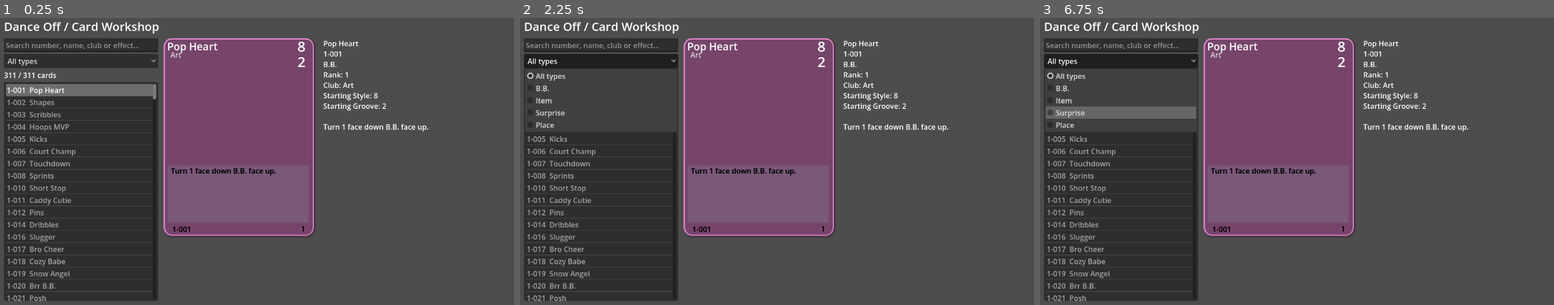
Above: before the commit, frames 1-3 (left to right).
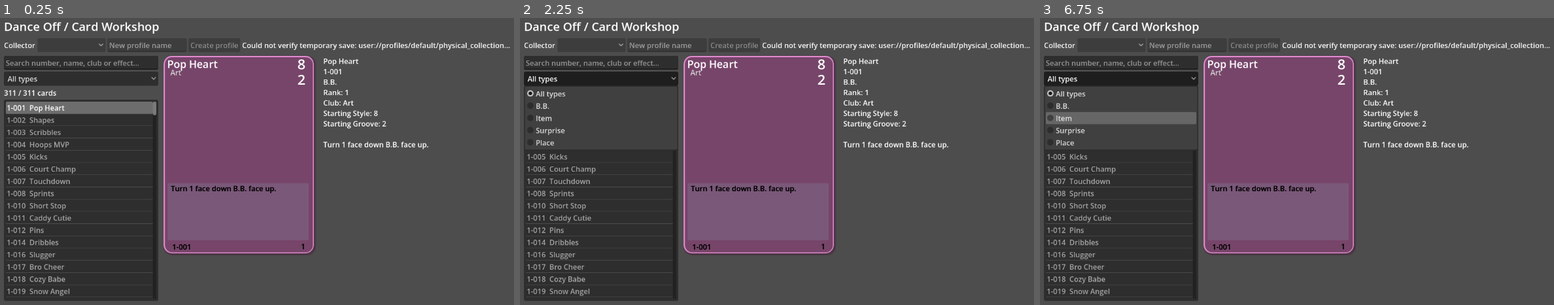
Above: after the commit, the same moments.

Repository: evevioletrose-hash/lol-tcg-sim
Game: Godot game, scene res://main.tscn
Same seed, same stepped clock (60 frames per second), same inputs: the game is played once before the commit and once after it.
Inputs (mouse positions are in pixels of both pictures, inside the frame that each line leads up to):
- Up to frame 1 (0.25 s): no input
- Up to frame 2 (2.25 s): click "All types" at 0.5 s; click "All types" at 1.25 s; click "All types" at 2 s
- Up to frame 3 (6.75 s): tap Enter at 2.75, 4.25, 5.75 s; move the mouse to (1415, 144) at 2.77 s; tap Space at 3.5, 5, 6.5 s; move the mouse to (1194, 172) at 3.52 s; move the mouse to (1348, 95) at 4.27 s; move the mouse to (1271, 218) at 5.02 s; move the mouse to (1456, 204) at 5.77 s; move the mouse to (1142, 115) at 6.52 s

The runs differ from the first frame. In frame 1, 14% of the frame differs, in the area x 0-100%, y 7-99%; in frame 2, 12%; in frame 3, 13%.

Commit message:
Add local player profiles and independent edition-qualified inventories

Diff:
--- a/main.gd
+++ b/main.gd
@@ -28,6 +28,9 @@
 	"1-313",
 ]
 func _ready() -> void:
+	if "--profile-test" in OS.get_cmdline_user_args():
+		get_tree().quit(preload("res://src/profiles/profile_store_test.gd").new().run())
+		return
 	var game = preload("res://src/game.tscn").instantiate()
 	add_child(game)
 	game.load_cardlist()
@@ -67,5 +70,7 @@
 		else:
 			get_tree().quit(library.run_editor_test() if editor_test else library.run_smoke_test())
 	else:
+		if not archivist:
+			library.attach_profiles(preload("res://src/profiles/profile_store.gd").new())
 		library.report_layout()
 	# game.initialize_game(item_deck, sample_deck)
--- a/src/card_viewer/card_library.gd
+++ b/src/card_viewer/card_library.gd
@@ -20,6 +20,10 @@
 var verification_filter: OptionButton
 var verification_input: OptionButton
 var source_input: LineEdit
+var profile_store
+var profile_selector: OptionButton
+var profile_name: LineEdit
+var profile_status: Label
 const TYPED_FILTER = 101
 const Reconciliation = preload("res://src/cards/catalogue_reconciliation.gd")
 const ReconciliationWindow = preload("res://src/card_viewer/reconciliation_window.gd")
@@ -733,3 +737,71 @@
 		push_error(failure)
 	print("LOL_PROVENANCE edition=tabletop failures=%d" % failures.size())
 	return 0 if failures.is_empty() else 1
+
+# Player profiles are intentionally absent from the developer archivist.
+func attach_profiles(store) -> void:
+	profile_store = store
+	var layout = $Margin/Layout
+	var toolbar = HBoxContainer.new()
+	layout.add_child(toolbar)
+	layout.move_child(toolbar, 1)
+	var label = Label.new()
+	label.text = "Collector"
+	toolbar.add_child(label)
+	profile_selector = OptionButton.new()
+	profile_selector.custom_minimum_size.x = 150
+	profile_selector.item_selected.connect(_profile_selected)
+	toolbar.add_child(profile_selector)
+	profile_name = LineEdit.new()
+	profile_name.placeholder_text = "New profile name"
+	profile_name.max_length = 64
+	profile_name.custom_minimum_size.x = 175
+	toolbar.add_child(profile_name)
+	var create = Button.new()
+	create.text = "Create profile"
+	create.pressed.connect(_create_profile)
+	toolbar.add_child(create)
+	profile_status = Label.new()
+	profile_status.size_flags_horizontal = Control.SIZE_EXPAND_FILL
+	profile_status.text_overrun_behavior = TextServer.OVERRUN_TRIM_ELLIPSIS
+	toolbar.add_child(profile_status)
+	var problem: String = profile_store.initialize()
+	if not problem.is_empty():
+		profile_status.text = problem
+		profile_status.tooltip_text = problem
+		profile_selector.disabled = true
+		profile_name.editable = false
+		create.disabled = true
+		return
+	_refresh_profiles()
+
+func _refresh_profiles(message: String = "") -> void:
+	profile_selector.clear()
+	var active_index = -1
+	for entry in profile_store.list_profiles():
+		profile_selector.add_item(entry.name)
+		var index = profile_selector.item_count - 1
+		profile_selector.set_item_metadata(index, entry.profile_id)
+		if entry.profile_id == profile_store.active_id:
+			active_index = index
+	profile_selector.select(active_index)
+	if message.is_empty():
+		message = "Active: " + str(profile_store.profile.get("name", ""))
+	if not profile_store.warnings.is_empty():
+		message += " | " + "; ".join(PackedStringArray(profile_store.warnings))
+	profile_status.text = message
+	profile_status.tooltip_text = message
+
+func _profile_selected(index: int) -> void:
+	var id = str(profile_selector.get_item_metadata(index))
+	var problem: String = profile_store.switch_profile(id)
+	_refresh_profiles(problem)
+
+func _create_profile() -> void:
+	var result: Dictionary = profile_store.create_profile(profile_name.text)
+	if not result.error.is_empty():
+		_refresh_profiles(result.error)
+		return
+	profile_name.clear()
+	var problem: String = profile_store.switch_profile(result.id)
+	_refresh_profiles(problem)
--- /dev/null
+++ b/src/profiles/profile_store.gd
@@ -0,0 +1,231 @@
+extends RefCounted
+
+# Local player data only. Never modifies catalogue definitions or res://.
+const ROOT = "user://profiles/"
+const KINDS = ["physical", "digital"]
+const MAX_COUNT = 2147483647
+var root: String = ROOT
+var active_id: String = ""
+var profile: Dictionary = {}
+var inventories: Dictionary = {}
+var warnings: Array[String] = []
+
+func _valid_id(id: String) -> bool:
+	var pattern = RegEx.new()
+	pattern.compile("^(default|[a-f0-9]{24})$")
+	return pattern.search(id) != null
+
+func _valid_key(key: String) -> bool:
+	var pattern = RegEx.new()
+	pattern.compile("^[a-z][a-z0-9_-]*:[0-9]+-[0-9]+$")
+	return pattern.search(key) != null
+
+func card_key(edition: String, id: String) -> String:
+	return edition + ":" + id
+
+func _name_valid(value: String) -> bool:
+	return not value.strip_edges().is_empty() and value.length() <= 64 and not value.contains("\n") and not value.contains("\r")
+
+func _valid_data(data, kind: String, id: String = "") -> bool:
+	if not data is Dictionary or data.get("schema_version") != 1:
+		return false
+	if kind == "active":
+		return data.get("active_id") is String and _valid_id(data.active_id)
+	if not _valid_id(id) or data.get("profile_id") != id:
+		return false
+	if kind == "profile":
+		return data.get("name") is String and _name_valid(data.name)
+	if not kind in KINDS or data.get("kind") != kind or not data.get("counts") is Dictionary:
+		return false
+	for key in data.counts:
+		if not key is String or not _valid_key(key):
+			return false
+		var quantity = data.counts[key]
+		if not (quantity is int or quantity is float):
+			return false
+		if quantity <= 0 or quantity > MAX_COUNT or quantity != floor(quantity):
+			return false
+	return true
+
+func _read(path: String, kind: String, id: String = "") -> Dictionary:
+	var file = FileAccess.open(path, FileAccess.READ)
+	if file == null:
+		return {}
+	var parser = JSON.new()
+	if parser.parse(file.get_as_text()) != OK or not _valid_data(parser.data, kind, id):
+		return {}
+	return parser.data
+
+func _exists(path: String) -> bool:
+	return FileAccess.file_exists(path) or FileAccess.file_exists(path + ".bak")
+
+func _load(path: String, kind: String, id: String = "") -> Dictionary:
+	var value = _read(path, kind, id)
+	if not value.is_empty():
+		return value
+	value = _read(path + ".bak", kind, id)
+	if not value.is_empty():
+		var warning = "Recovered last valid backup: " + path
+		if not warning in warnings:
+			warnings.append(warning)
+	return value
+
+func _replace(path: String, value: Dictionary, kind: String, id: String) -> String:
+	var temporary = path + ".tmp-" + str(Time.get_ticks_usec())
+	var file = FileAccess.open(temporary, FileAccess.WRITE)
+	if file == null:
+		return "Cannot write " + path
+	file.store_string(JSON.stringify(value, "  ", false) + "\n")
+	file.flush()
+	var write_error = file.get_error()
+	file.close()
+	if write_error != OK or _read(temporary, kind, id) != value:
+		DirAccess.remove_absolute(temporary)
+		return "Could not verify temporary save: " + path
+	var result = DirAccess.rename_absolute(temporary, path)
+	if result != OK:
+		DirAccess.remove_absolute(temporary)
+		return "Could not replace " + path + ": " + error_string(result)
+	return ""
+
+func _save(path: String, value: Dictionary, kind: String, id: String = "") -> String:
+	if not root.begins_with("user://") or not _valid_data(value, kind, id):
+		return "Invalid profile save."
+	var previous = _read(path, kind, id)
+	if not previous.is_empty():
+		var problem = _replace(path + ".bak", previous, kind, id)
+		if not problem.is_empty():
+			return problem
+	elif _exists(path) and _read(path + ".bak", kind, id).is_empty():
+		return "Refusing to overwrite unreadable profile data: " + path
+	return _replace(path, value, kind, id)
+
+func _profile_path(id: String) -> String:
+	return root.path_join(id).path_join("profile.json")
+
+func _inventory_path(id: String, kind: String) -> String:
+	return root.path_join(id).path_join(kind + "_collection.json")
+
+func _active_path() -> String:
+	return root.path_join("active_profile.json")
+
+func _create(id: String, display_name: String) -> String:
+	if not _valid_id(id) or not _name_valid(display_name):
+		return "Invalid profile identity or name."
+	var directory = root.path_join(id)
+	if DirAccess.dir_exists_absolute(directory):
+		return "Profile folder already exists."
+	if DirAccess.make_dir_recursive_absolute(directory.path_join("decks")) != OK:
+		return "Cannot create profile folder."
+	# Write identity last; incomplete new folders are not listed as usable.
+	for kind in KINDS:
+		var problem = _save(_inventory_path(id, kind), {"schema_version": 1, "profile_id": id, "kind": kind, "counts": {}}, kind, id)
+		if not problem.is_empty():
+			return problem
+	return _save(_profile_path(id), {"schema_version": 1, "profile_id": id, "name": display_name}, "profile", id)
+
+func initialize() -> String:
+	if not root.begins_with("user://"):
+		return "Profile storage must be under user://."
+	if DirAccess.make_dir_recursive_absolute(root) != OK:
+		return "Cannot open profile storage."
+	var id = "default"
+	var pointer = _load(_active_path(), "active")
+	if not pointer.is_empty():
+		id = pointer.active_id
+	elif _exists(_active_path()):
+		return "Active profile pointer is unreadable. No profile data overwritten."
+	elif not DirAccess.dir_exists_absolute(root.path_join(id)):
+		var problem = _create(id, "Default")
+		if not problem.is_empty():
+			return problem
+	return switch_profile(id)
+
+func list_profiles() -> Array:
+	var result: Array = []
+	var directory = DirAccess.open(root)
+	if directory == null:
+		return result
+	var ids = directory.get_directories()
+	ids.sort()
+	for id in ids:
+		if not _valid_id(id):
+			continue
+		var entry = _load(_profile_path(id), "profile", id)
+		if not entry.is_empty():
+			result.append(entry)
+	return result
+
+func create_profile(display_name: String) -> Dictionary:
+	display_name = display_name.strip_edges()
+	if not _name_valid(display_name):
+		return {"id": "", "error": "Enter a profile name (1–64 characters)."}
+	var id = Crypto.new().generate_random_bytes(12).hex_encode()
+	var problem = _create(id, display_name)
+	return {"id": id if problem.is_empty() else "", "error": problem}
+
+func switch_profile(id: String) -> String:
+	if not _valid_id(id):
+		return "Invalid profile ID."
+	var next_profile = _load(_profile_path(id), "profile", id)
+	if next_profile.is_empty():
+		return "Profile identity is missing or unreadable: " + id
+	var next_inventories: Dictionary = {}
+	for kind in KINDS:
+		var data = _load(_inventory_path(id, kind), kind, id)
+		if data.is_empty():
+			return "Inventory is missing or unreadable: " + id + "/" + kind
+		next_inventories[kind] = data
+	var current_pointer = _load(_active_path(), "active")
+	if not active_id.is_empty() and current_pointer.get("active_id") != active_id:
+		return "Active profile changed outside this session. Restart before switching."
+	if current_pointer.get("active_id") != id:
+		var problem = _save(_active_path(), {"schema_version": 1, "active_id": id}, "active")
+		if not problem.is_empty():
+			return problem
+	active_id = id
+	profile = next_profile
+	inventories = next_inventories
+	return ""
+
+func count(kind: String, key: String) -> int:
+	if not inventories.has(kind):
+		return 0
+	return int(inventories[kind].counts.get(key, 0))
+
+func collection(kind: String) -> Dictionary:
+	if not inventories.has(kind):
+		return {}
+	return inventories[kind].counts.duplicate(true)
+
+func adjust(kind: String, key: String, delta: int) -> String:
+	if active_id.is_empty() or not inventories.has(kind) or not _valid_key(key):
+		return "Invalid inventory or edition-qualified card key."
+	var current = count(kind, key)
+	if delta < -current or delta > MAX_COUNT - current:
+		return "Quantity must remain between 0 and " + str(MAX_COUNT) + "."
+	if delta == 0:
+		return ""
+	var path = _inventory_path(active_id, kind)
+	if _load(_active_path(), "active").get("active_id") != active_id or _load(path, kind, active_id) != inventories[kind]:
+		return "Profile changed outside this session. Restart before editing."
+	var next: Dictionary = inventories[kind].duplicate(true)
+	var quantity = current + delta
+	if quantity == 0:
+		next.counts.erase(key)
+	else:
+		next.counts[key] = quantity
+	var problem = _save(path, next, kind, active_id)
+	if problem.is_empty():
+		inventories[kind] = next
+	return problem
+
+func add(kind: String, key: String, quantity: int = 1) -> String:
+	if quantity <= 0:
+		return "Add quantity must be positive."
+	return adjust(kind, key, quantity)
+
+func remove(kind: String, key: String, quantity: int = 1) -> String:
+	if quantity <= 0:
+		return "Remove quantity must be positive."
+	return adjust(kind, key, -quantity)
--- /dev/null
+++ b/src/profiles/profile_store_test.gd
@@ -0,0 +1,88 @@
+extends RefCounted
+
+const Store = preload("res://src/profiles/profile_store.gd")
+
+func run() -> int:
+	var failures: Array[String] = []
+	var first = Store.new()
+	first.root = "user://profile-test-" + str(Time.get_ticks_usec()) + "/"
+	var problem = first.initialize()
+	if not problem.is_empty():
+		push_error(problem)
+		return 1
+	var key = first.card_key("tabletop", "1-001")
+	var other_edition = first.card_key("digital", "1-001")
+	var unknown = first.card_key("tabletop", "9-999")
+	if first.active_id != "default" or first.list_profiles().size() != 1:
+		failures.append("Default profile creation")
+	if not first.add("physical", key, 3).is_empty() or not first.add("digital", key, 1).is_empty():
+		failures.append("Add quantities")
+	if first.count("physical", key) != 3 or first.count("digital", key) != 1:
+		failures.append("Independent inventory counts")
+	if not first.add("physical", other_edition, 2).is_empty() or not first.add("physical", unknown).is_empty():
+		failures.append("Namespaced and unknown card preservation")
+	if first.remove("physical", key, 4).is_empty() or first.add("physical", key, 2147483647).is_empty() or first.add("physical", "1-001").is_empty():
+		failures.append("Invalid quantity or key accepted")
+	if not first.remove("physical", key).is_empty() or first.count("physical", key) != 2:
+		failures.append("Remove quantities")
+	if not first.remove("physical", other_edition, 2).is_empty() or first.collection("physical").has(other_edition):
+		failures.append("Zero quantity not removed")
+	var created = first.create_profile("Second collector")
+	if not created.error.is_empty():
+		push_error(created.error)
+		return 1
+	var second_id: String = created.id
+	if not first.switch_profile(second_id).is_empty() or first.count("physical", key) != 0 or first.count("digital", key) != 0:
+		failures.append("Profile isolation")
+	if not first.add("digital", key, 5).is_empty():
+		failures.append("Second profile save")
+	var reopened = Store.new()
+	reopened.root = first.root
+	if not reopened.initialize().is_empty() or reopened.active_id != second_id or reopened.count("digital", key) != 5:
+		failures.append("Fresh-instance active profile persistence")
+	if not reopened.switch_profile("default").is_empty() or reopened.count("physical", key) != 2 or reopened.count("digital", key) != 1 or reopened.count("physical", unknown) != 1:
+		failures.append("Reload original collections")
+	if first.add("digital", key).is_empty():
+		failures.append("Stale session write accepted")
+	# The previous valid physical snapshot is kept as backup.
+	var path = reopened._inventory_path("default", "physical")
+	var file = FileAccess.open(path, FileAccess.WRITE)
+	if file == null:
+		failures.append("Cannot corrupt disposable fixture")
+	else:
+		file.store_string("broken JSON")
+		file.close()
+		var recovered = Store.new()
+		recovered.root = first.root
+		if not recovered.initialize().is_empty() or recovered.warnings.is_empty() or recovered.count("physical", key) != 2 or recovered.count("physical", other_edition) != 2:
+			failures.append("Backup recovery")
+		elif not recovered.add("physical", key).is_empty() or recovered.count("physical", key) != 3:
+			failures.append("Save after backup recovery")
+		# Both copies invalid: no automatic reset.
+		for damaged in [path, path + ".bak"]:
+			var bad = FileAccess.open(damaged, FileAccess.WRITE)
+			if bad != null:
+				bad.store_string("invalid fixture")
+				bad.close()
+		var refused = Store.new()
+		refused.root = first.root
+		if refused.initialize().is_empty() or not refused.active_id.is_empty():
+			failures.append("Unreadable collection was reset")
+	for id in ["default", second_id]:
+		var directory = first.root.path_join(id)
+		for name in ["profile.json", "physical_collection.json", "digital_collection.json"]:
+			for suffix in ["", ".bak"]:
+				var target = directory.path_join(name + suffix)
+				if FileAccess.file_exists(target):
+					DirAccess.remove_absolute(target)
+		DirAccess.remove_absolute(directory.path_join("decks"))
+		DirAccess.remove_absolute(directory)
+	for suffix in ["", ".bak"]:
+		var target = first._active_path() + suffix
+		if FileAccess.file_exists(target):
+			DirAccess.remove_absolute(target)
+	DirAccess.remove_absolute(first.root)
+	for failure in failures:
+		push_error(failure)
+	print("LOL_PROFILES profiles=2 namespaces=2 failures=%d" % failures.size())
+	return 0 if failures.is_empty() else 1
Not shown, added: docs/profile-schema.md
Not shown, changed: docs/restoration.md
Not shown, changed: docs/roadmap.md
